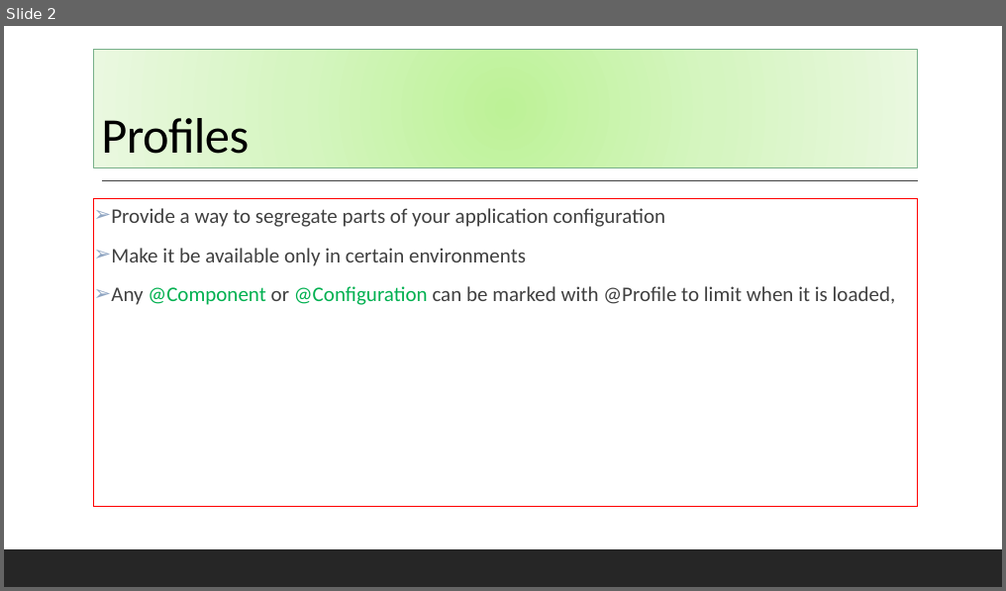
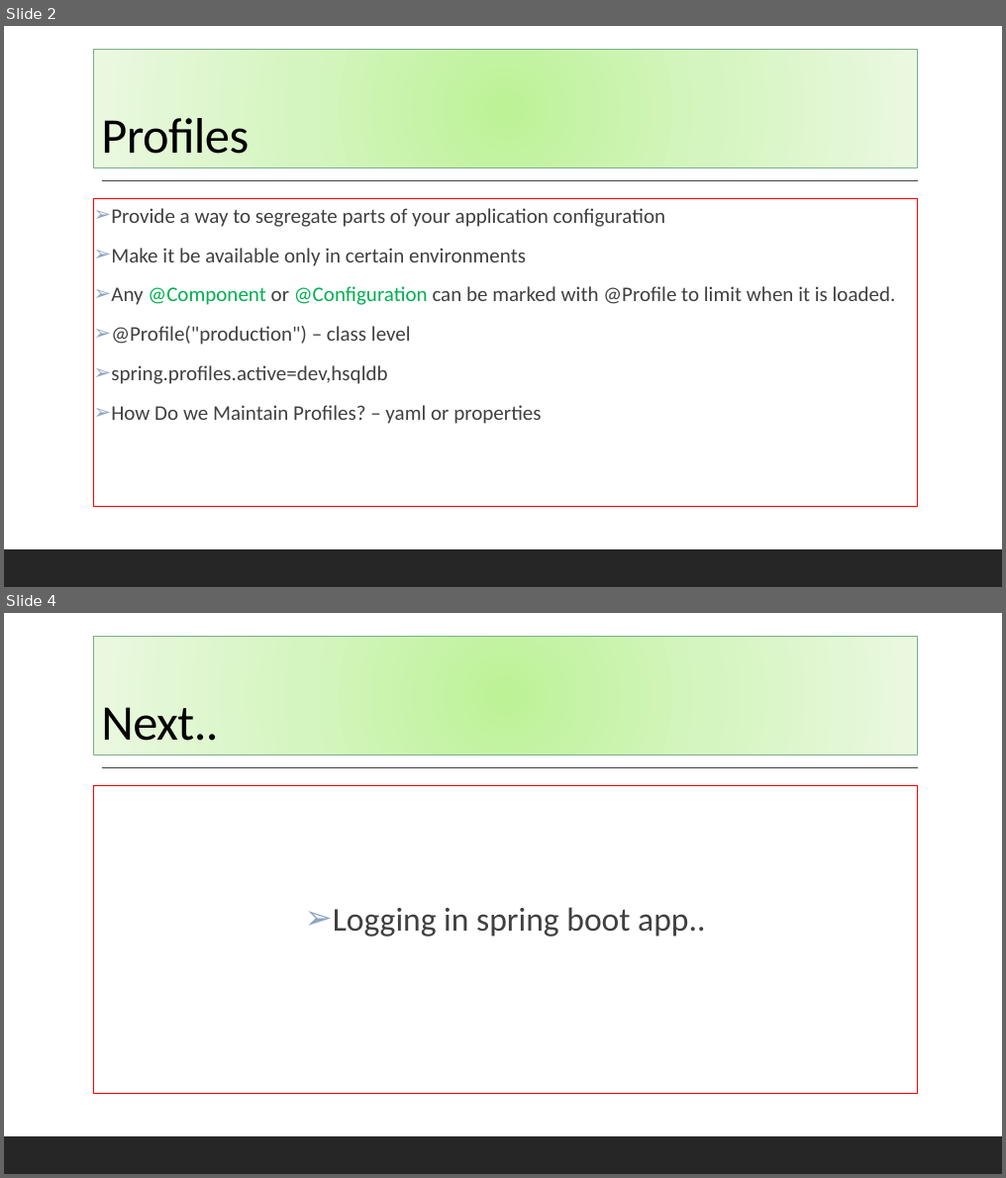
Before and after one commit to codefarm0/MyNotes, a slide deck: ppt/Spring Profiles.pptx. Shown one above the other, each under a label of ours: slide 2 before the commit, slides 2 and 4 after it; the slides between them are not shown. The pictures are 1006x591 and 1006x1178 pixels, drawn with LibreOffice and Linux fonts; fonts in the diff are those of the drawing. Boxes give left, top, right and bottom in pixels: in the first picture for what was removed or moved away, otherwise in the second. Text is boxed around its words. In the diff, an @@ line names an element or a change of style, - is before the commit and + after.

```diff
--- a/ppt/Spring Profiles.pptx
+++ b/ppt/Spring Profiles.pptx
@@ slide 4 added at (4, 613, 1002, 1174), background #FFFFFF; not listed: 2 template elements that a slide beside it also shows @@
@@ title added at (94, 636, 918, 756), fill gradient #BEF297 to #D5F6C0 to #EAFAE0, outline #77AF89 1 pt, 48 pt, text #000000 @@
+Next..
@@ text added at (94, 786, 918, 1093), outline #FF0000 0.75 pt, 32 pt, text #404040 @@
+➢ Logging in spring boot app..
@@ slide 2 changed as well @@
@@ text at (111, 286, 896, 424): text changed @@
-➢ Any @Component or @Configuration can be marked with @Profile to limit when it is loaded,
+➢ Any @Component or @Configuration can be marked with @Profile to limit when it is loaded.
+➢ @Profile("production") – class level
+➢ spring.profiles.active=dev,hsqldb
+➢ How Do we Maintain Profiles? – yaml or properties
```
Also in this commit, not shown: 1 other slide changed, 1 other slide added, 4 slides removed.
